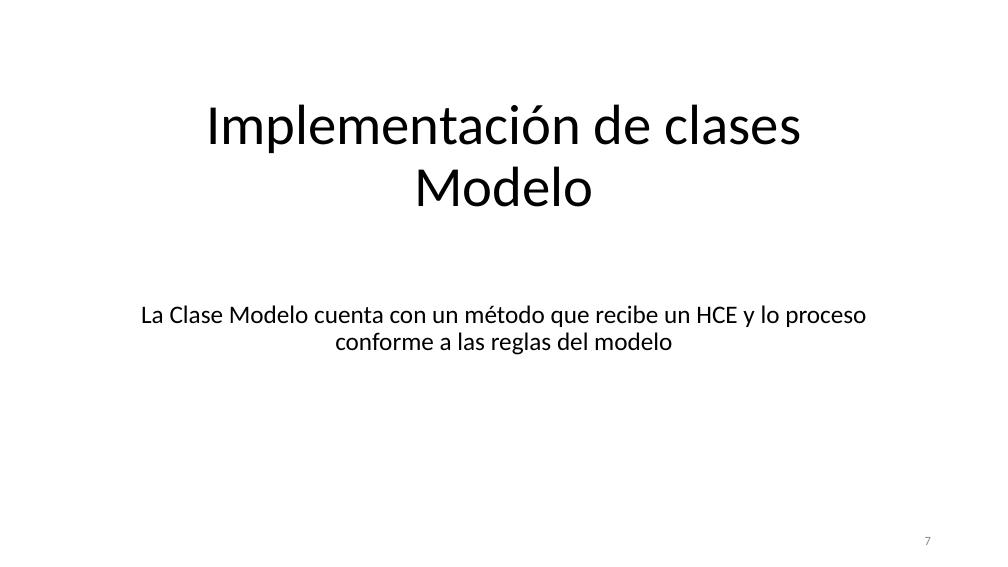
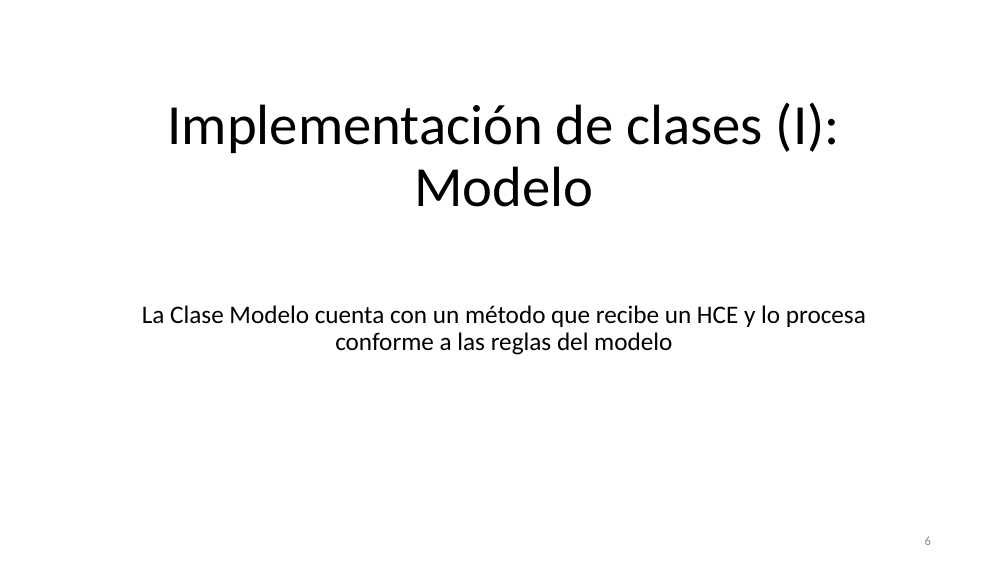
Before and after one commit to pacomunuera/csenergy-python, a slide deck: slide 6 of tfg/Simulación de concentradores cilindroparabólicos con Python 3.pptx (slide 7 before the commit). Drawn at 1008x567 pixels with LibreOffice and Linux fonts; fonts in the diff are those of the drawing. Boxes give left, top, right and bottom in pixels: in the first picture for what was removed or moved away, otherwise in the second. Text is boxed around its words. In the diff, an @@ line names an element or a change of style, - is before the commit and + after.

```diff
--- a/tfg/Simulación de concentradores cilindroparabólicos con Python 3.pptx
+++ b/tfg/Simulación de concentradores cilindroparabólicos con Python 3.pptx
@@ title at [168, 102, 840, 207]: text changed @@
-Implementación de clases Modelo
+Implementación de clases (I): Modelo
@@ subtitle at [142, 305, 866, 355]: text changed @@
-La Clase Modelo cuenta con un método que recibe un HCE y lo proceso conforme a las reglas del modelo
+La Clase Modelo cuenta con un método que recibe un HCE y lo procesa conforme a las reglas del modelo
@@ page number at [925, 536, 931, 545]: text changed @@
-7
+6
```
Also in this commit, not shown: 13 other slides changed, 7 slides added, 4 slides removed, 5 other files.
